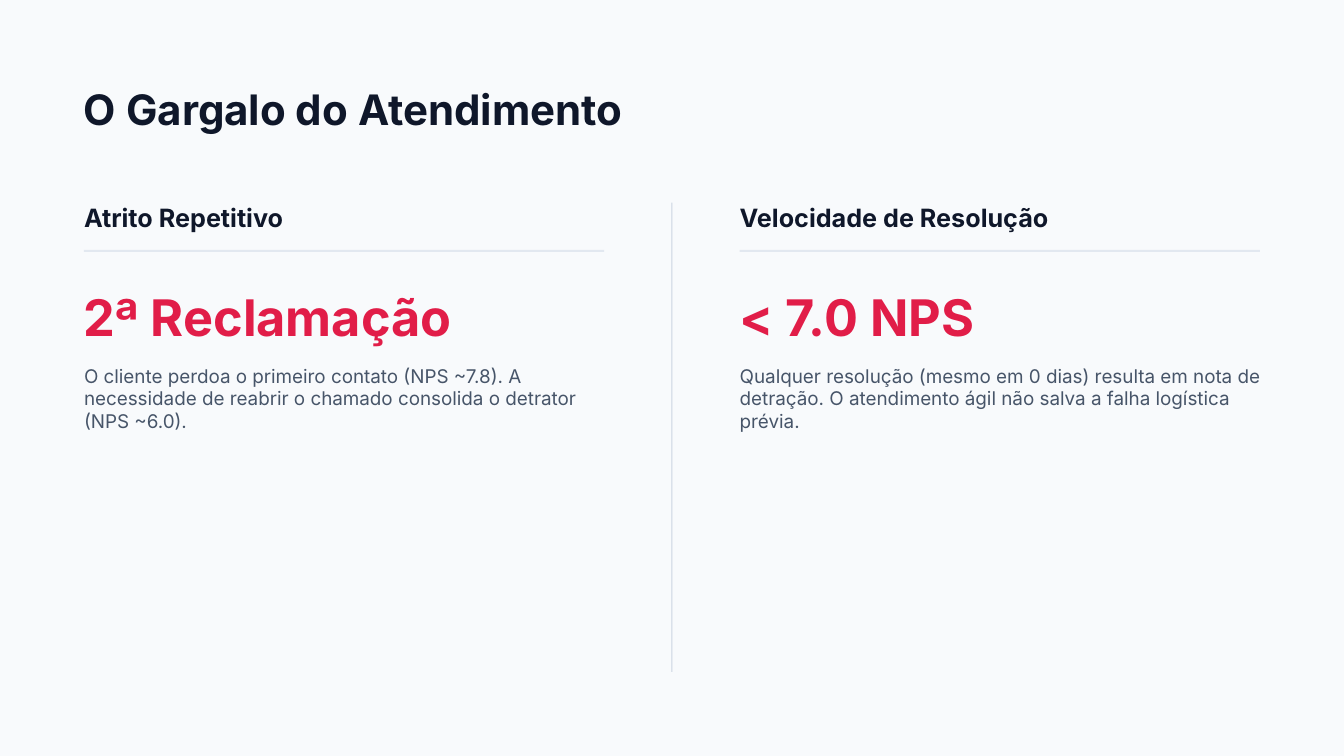
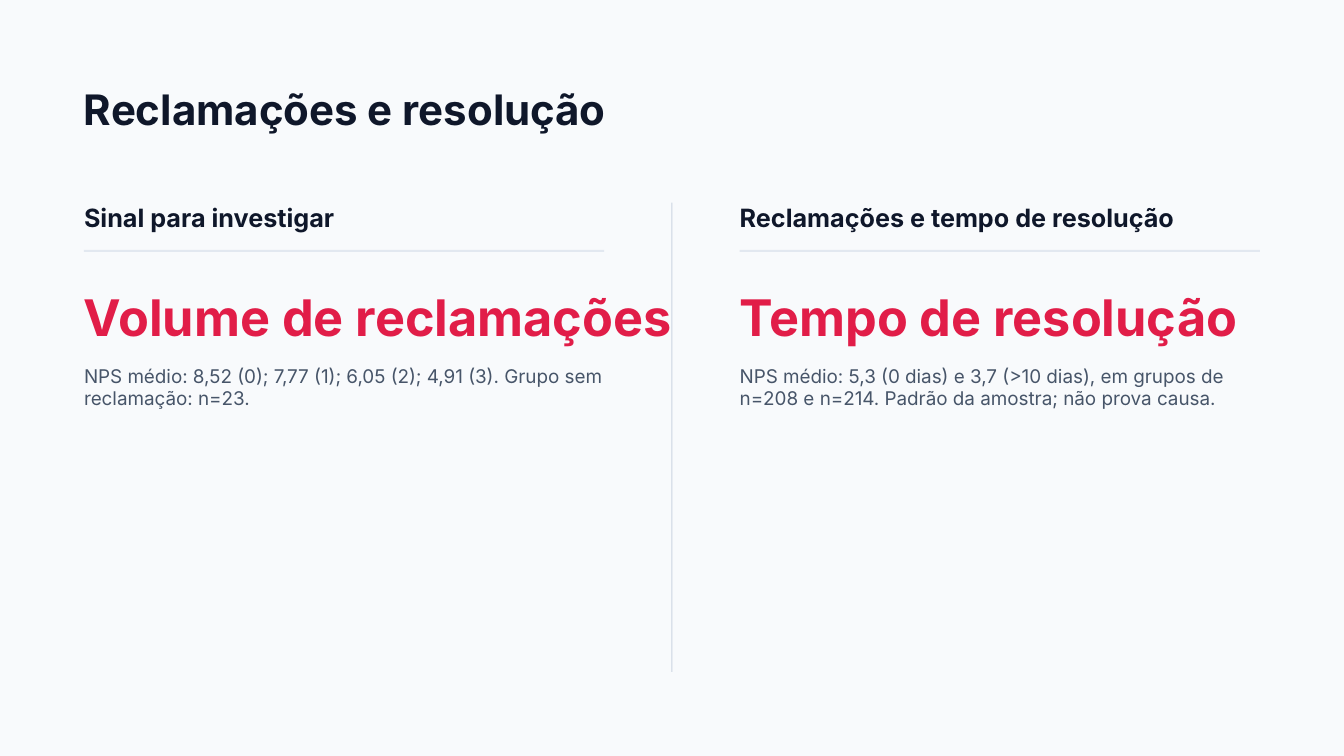
Before and after one commit to Caetanodassis/tech-challenge-fase1-nps-preditivo, a slide deck: slide 6 of apresentacao/Estratégia Proativa de NPS.pptx. Drawn at 1344x756 pixels with LibreOffice and Linux fonts; fonts in the diff are those of the drawing. Boxes give left, top, right and bottom in pixels: in the first picture for what was removed or moved away, otherwise in the second. Text is boxed around its words. In the diff, an @@ line names an element or a change of style, - is before the commit and + after.

```diff
--- a/apresentacao/Estratégia Proativa de NPS.pptx
+++ b/apresentacao/Estratégia Proativa de NPS.pptx
@@ text at box(84, 93, 606, 134): text changed @@
-O Gargalo do Atendimento
+Reclamações e resolução
@@ text at box(84, 207, 335, 232): text changed @@
-Atrito Repetitivo
+Sinal para investigar
@@ text at box(740, 208, 1174, 232): text changed @@
-Velocidade de Resolução
+Reclamações e tempo de resolução
@@ text at box(84, 298, 672, 346): text changed @@
-2ª Reclamação
+Volume de reclamações
@@ text at box(740, 298, 1238, 346): text changed @@
-< 7.0 NPS
+Tempo de resolução
@@ text at box(84, 367, 602, 409): text changed @@
-O cliente perdoa o primeiro contato (NPS ~7.8). A necessidade de reabrir o chamado consolida o detrator (NPS ~6.0).
+NPS médio: 8,52 (0); 7,77 (1); 6,05 (2); 4,91 (3). Grupo sem reclamação: n=23.
@@ text at box(740, 367, 1224, 409): text changed @@
-Qualquer resolução (mesmo em 0 dias) resulta em nota de detração. O atendimento ágil não salva a falha logística prévia.
+NPS médio: 5,3 (0 dias) e 3,7 (>10 dias), em grupos de n=208 e n=214. Padrão da amostra; não prova causa.
```
Also in this commit, not shown: 5 other slides changed, 1 slide added, 1 slide removed, 4 other files.
